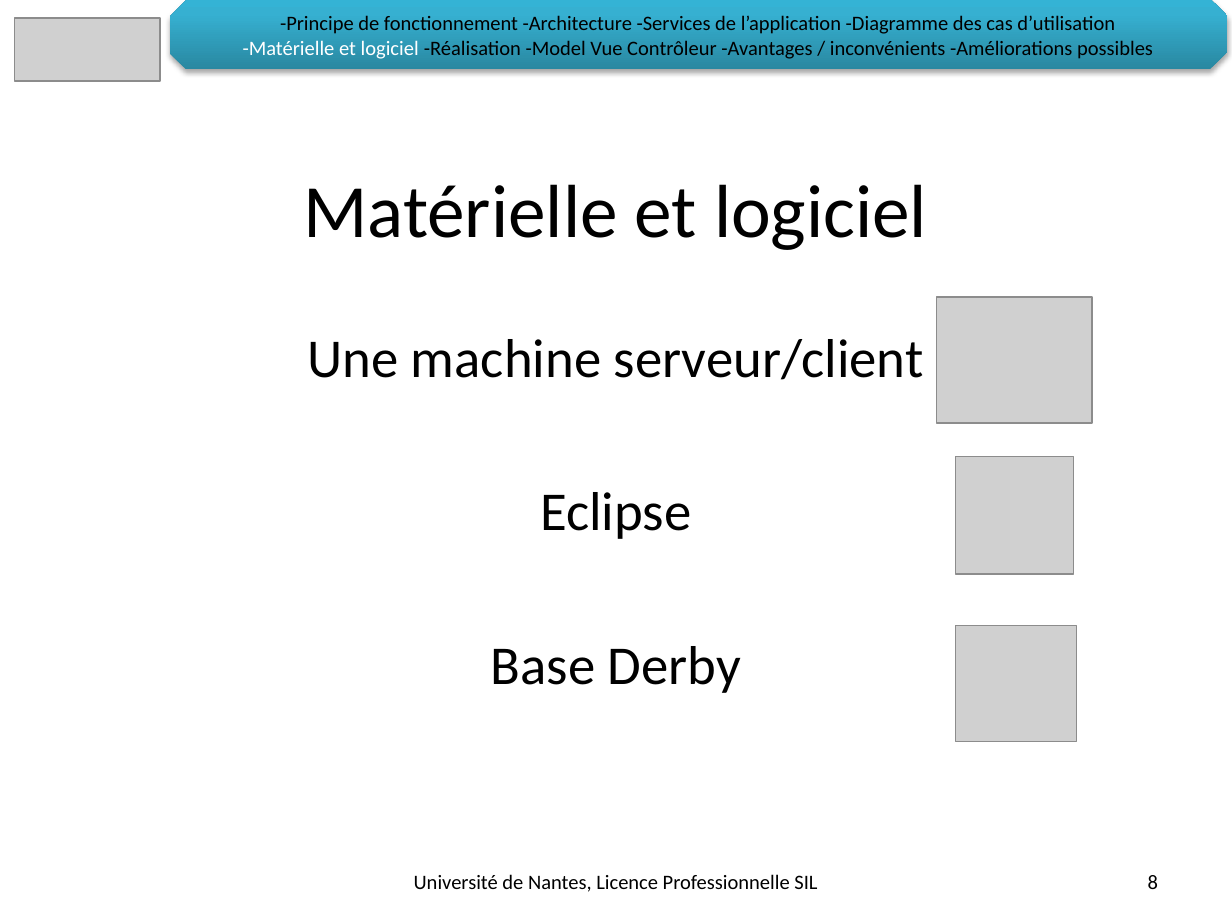
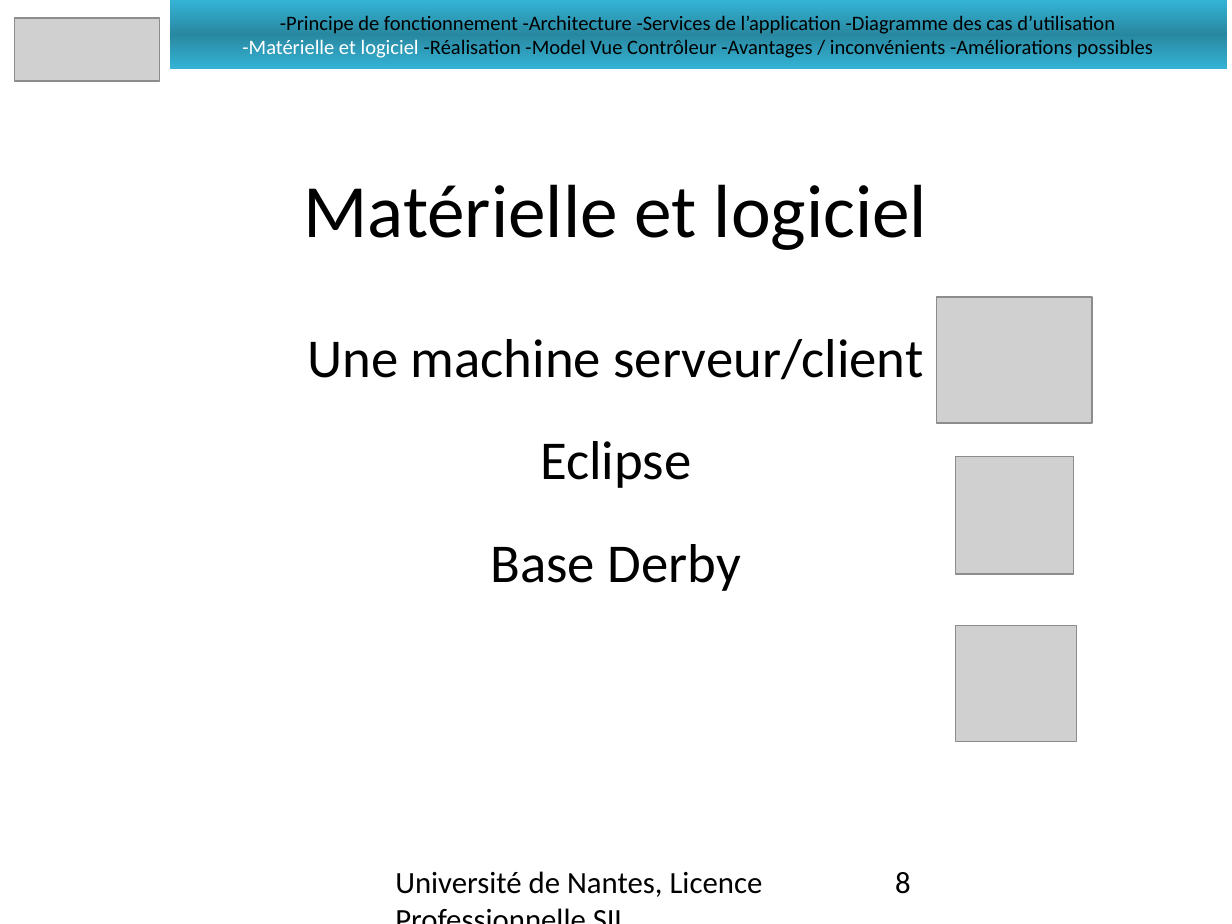
Before and after one commit to LeonardoALARCON/progr3, a slide deck: slide 8 of Documentation/DiapoProg3/PresentationProg3.pptx. Drawn at 1232x924 pixels with LibreOffice and Linux fonts; fonts in the diff are those of the drawing; grey boxes stand for pictures; background and template pictures are left out. Boxes give left, top, right and bottom in pixels: in the first picture for what was removed or moved away, otherwise in the second. Text is boxed around its words. In the diff, an @@ line names an element or a change of style, - is before the commit and + after.

```diff
--- a/Documentation/DiapoProg3/PresentationProg3.pptx
+++ b/Documentation/DiapoProg3/PresentationProg3.pptx
@@ rectangle "-Principe de fonctionnement -Architecture -Services ..." at (x1=170, y1=0, x2=1227, y2=69): snip diag rect to rectangle; fill gradient #2A88A2 to #37B1D2 to #34B4D6 to gradient #34B3D5 to #2988A1; shadow off @@
@@ text "Une machine serveur/client" at (x1=307, y1=339, x2=924, y2=591): less space between paragraphs @@
@@ text "Université de Nantes, Licence Professionnelle ..." at (x1=395, y1=871, x2=763, y2=897): size 12 to 18 pt; alignment centre to left; vertical alignment middle to top @@
@@ page number at (x1=895, y1=872, x2=911, y2=894): size 12 to 18 pt; alignment right to left; vertical alignment middle to top @@
```
Also in this commit, not shown: 19 other slides changed, 9 other files.
